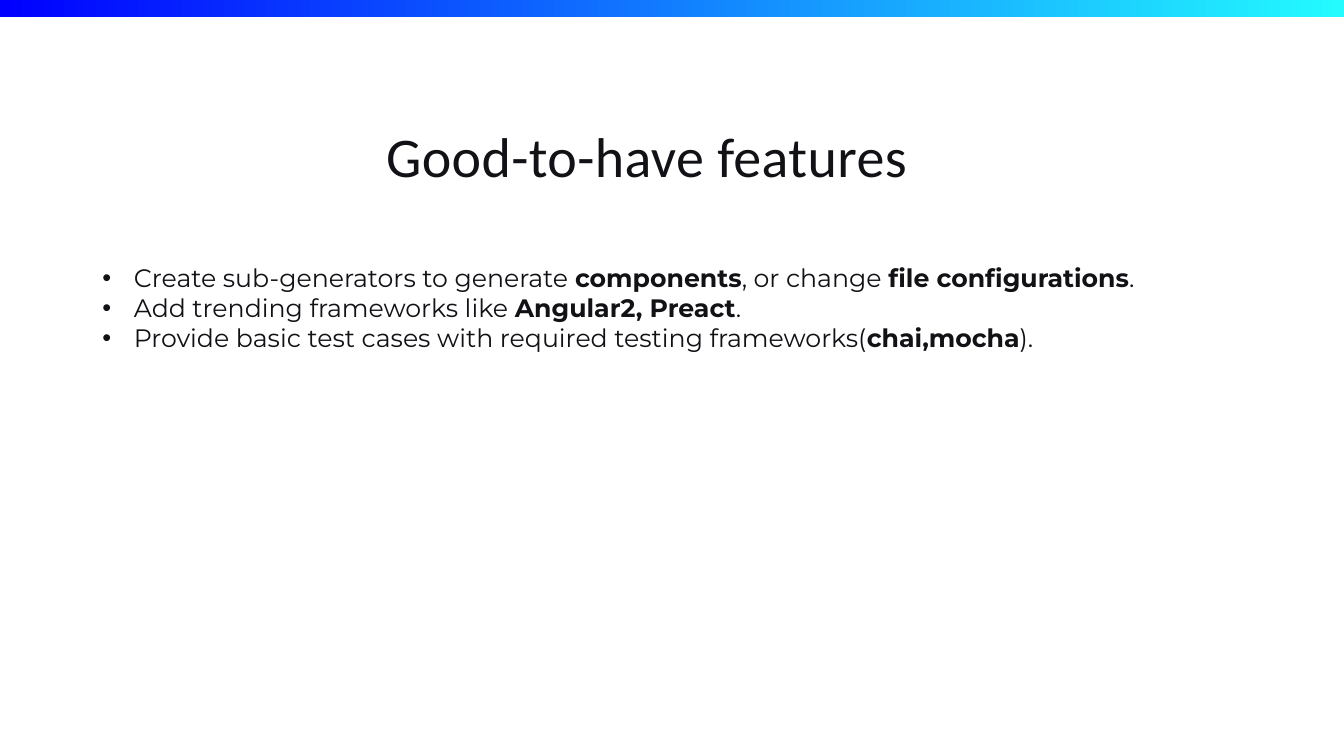
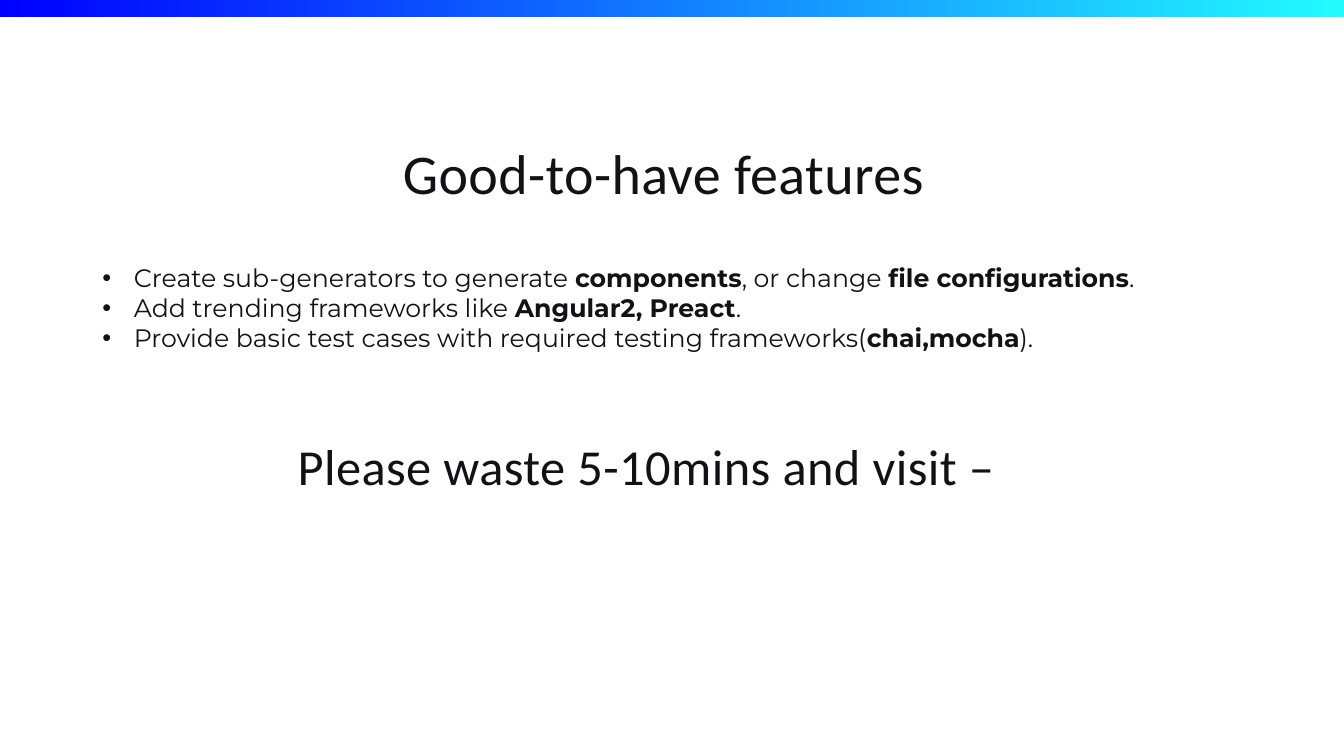
Before and after one commit to dalalayan1/shell-generator, a slide deck: slide 17 of generators.pptx (slide 11 before the commit). Drawn at 1344x756 pixels with LibreOffice and Linux fonts; fonts in the diff are those of the drawing; background and template pictures are left out. Boxes give left, top, right and bottom in pixels: in the first picture for what was removed or moved away, otherwise in the second. Text is boxed around its words. In the diff, an @@ line names an element or a change of style, - is before the commit and + after.

```diff
--- a/generators.pptx
+++ b/generators.pptx
@@ text "Good-to-have features": place and size @@
-text "Good-to-have features" at bbox=[386, 138, 906, 178]
+text "Good-to-have features" at bbox=[403, 155, 923, 195]
@@ title added at bbox=[298, 450, 957, 486], 36 pt, text #121116 @@
+Please waste 5-10mins and visit –
```
Also in this commit, not shown: 5 other slides changed, 7 slides added, 1 slide removed.
